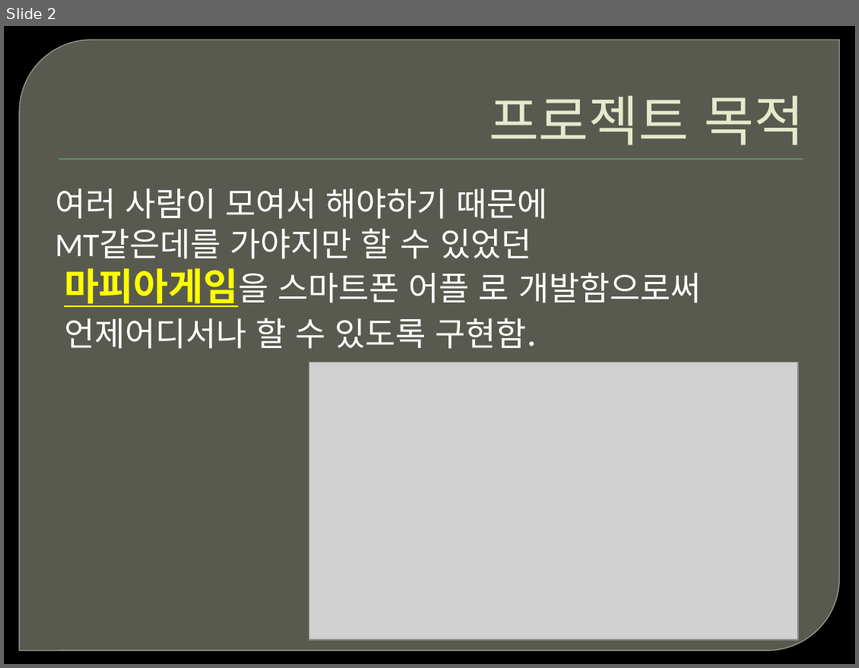
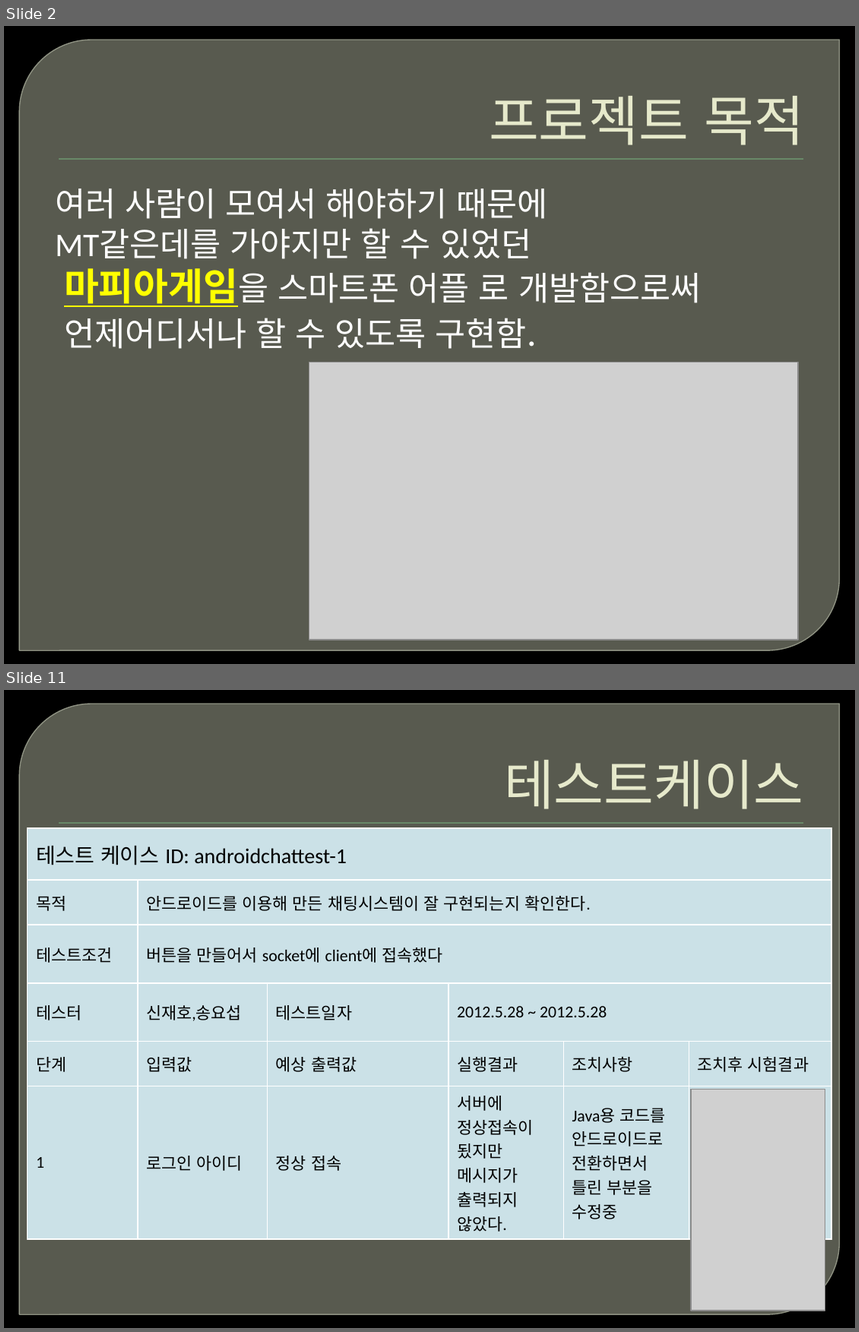
Before and after one commit to ofkdw/DreamWare, a slide deck: Document/final_repote.pptx. Shown one above the other, each under a label of ours: slide 2 before the commit, slides 2 and 11 after it; the slides between them are not shown. The pictures are 859x668 and 859x1332 pixels, drawn with LibreOffice and Linux fonts; fonts in the diff are those of the drawing; grey boxes stand for pictures; background and template pictures are left out. Boxes give left, top, right and bottom in pixels: in the first picture for what was removed or moved away, otherwise in the second. Text is boxed around its words. In the diff, an @@ line names an element or a change of style, - is before the commit and + after.

```diff
--- a/Document/final_repote.pptx
+++ b/Document/final_repote.pptx
@@ slide 11 added at (x1=4, y1=690, x2=855, y2=1328), background picture (left out); not listed: 2 template elements that a slide beside it also shows @@
@@ title added at (x1=504, y1=760, x2=804, y2=809), 46 pt, text #E7EACB @@
+테스트케이스
@@ table added at (x1=28, y1=828, x2=832, y2=1235), 6 rows, 6 columns @@
+테스트 케이스 ID: androidchattest-1 |  |  |  |  | 
+목적 | 안드로이드를 이용해 만든 채팅시스템이 잘 구현되는지 확인한다. |  |  |  | 
+테스트조건 | 버튼을 만들어서 socket에 client에 접속했다 |  |  |  | 
+테스터 | 신재호,송요섭 | 테스트일자 | 2012.5.28 ~ 2012.5.28 |  | 
+단계 | 입력값 | 예상 출력값 | 실행결과 | 조치사항 | 조치후 시험결과
+1 | 로그인 아이디 | 정상 접속 | 서버에 정상접속이 됬지만 메시지가 츌력되지 않았다. | Java용 코드를 안드로이드로 전환하면서 틀린 부분을 수정중 | 
@@ picture added at (x1=691, y1=1089, x2=825, y2=1310) @@
```
Also in this commit, not shown: 8 other slides added, 1 slide removed, 1 other file.
